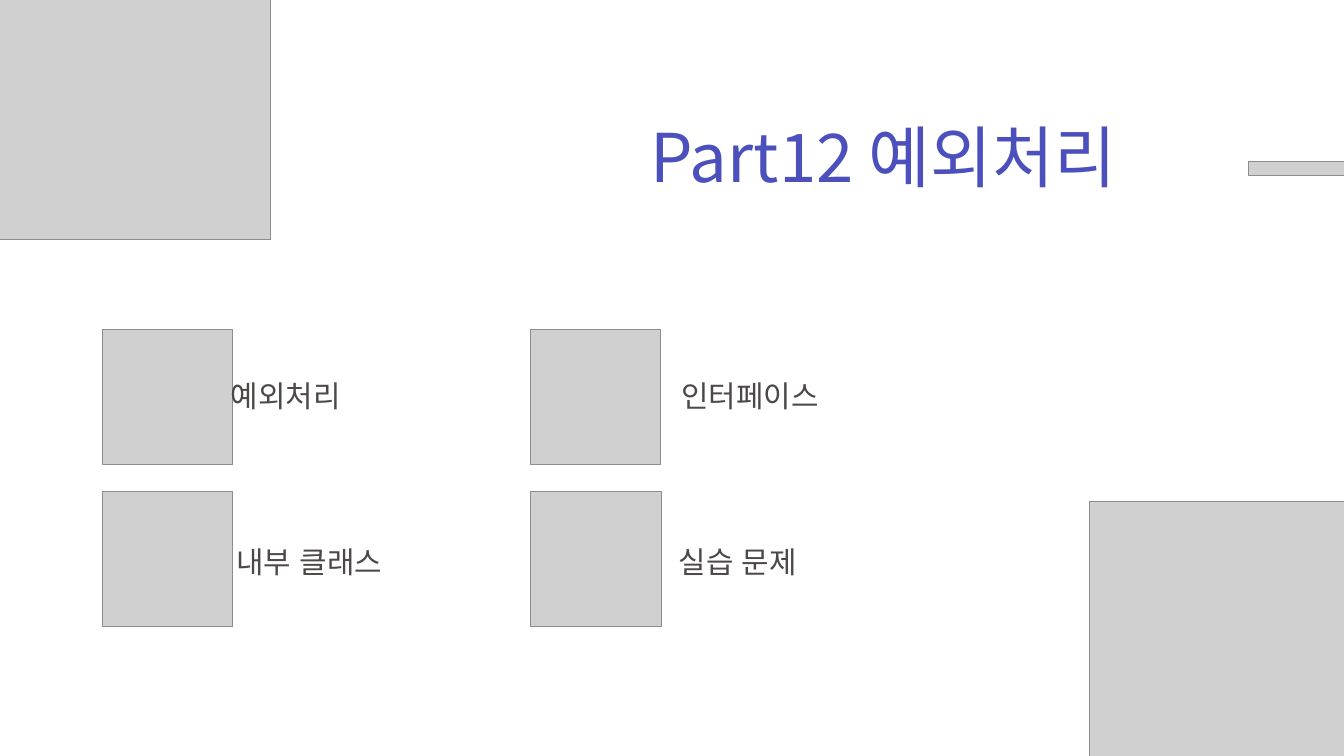
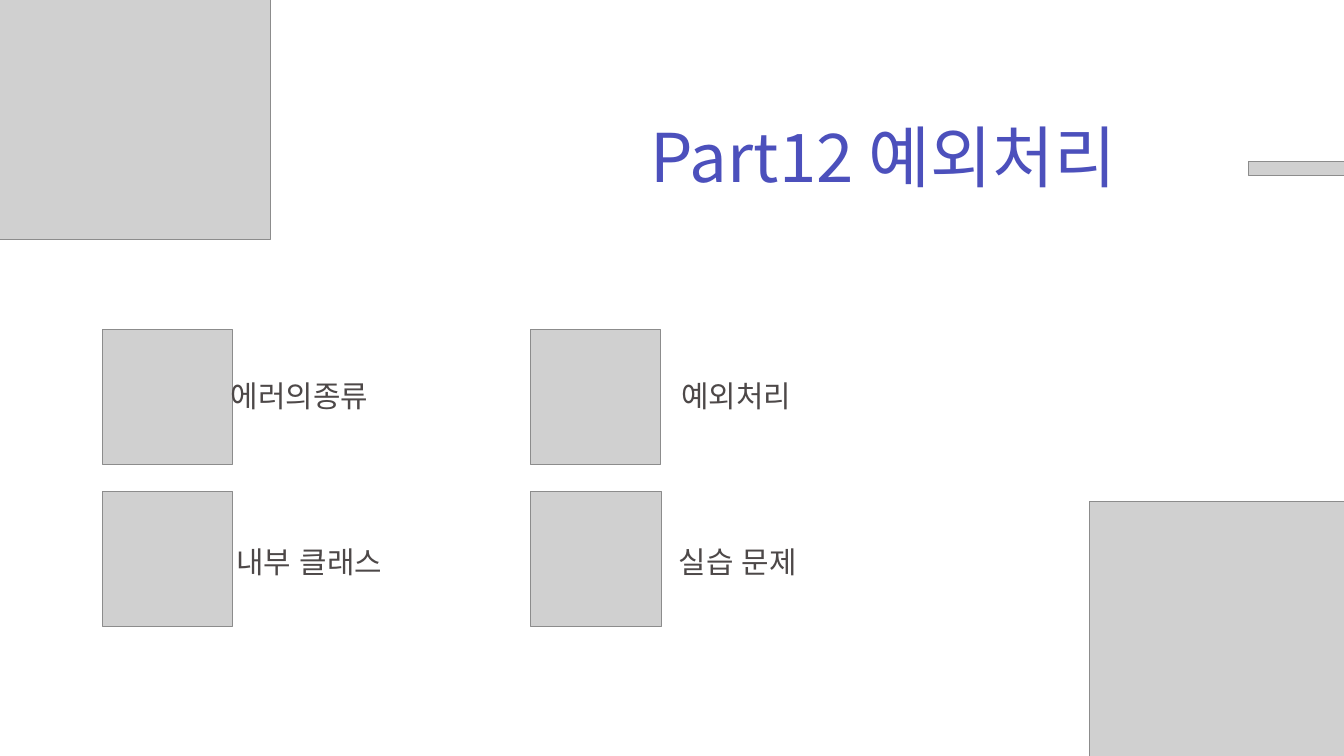
Before and after one commit to zest132/JavaLecture, a slide deck: slide 2 of JavaLecture/LectureFile/java 12강 예외처리.pptx. Drawn at 1344x756 pixels with LibreOffice and Linux fonts; fonts in the diff are those of the drawing; grey boxes stand for pictures. Boxes give left, top, right and bottom in pixels: in the first picture for what was removed or moved away, otherwise in the second. Text is boxed around its words. In the diff, an @@ line names an element or a change of style, - is before the commit and + after.

```diff
--- a/JavaLecture/LectureFile/java 12강 예외처리.pptx
+++ b/JavaLecture/LectureFile/java 12강 예외처리.pptx
@@ text added at (231, 377, 368, 415), 32 pt, text #4D4848 @@
+에러의종류
@@ text "예외처리" rewrapped from (231, 377, 341, 415) to (681, 382, 791, 410) @@
@@ text removed at (681, 382, 818, 410) @@
-인터페이스
```
Also in this commit, not shown: 2 other slides changed, 2 slides added, 1 other file.
